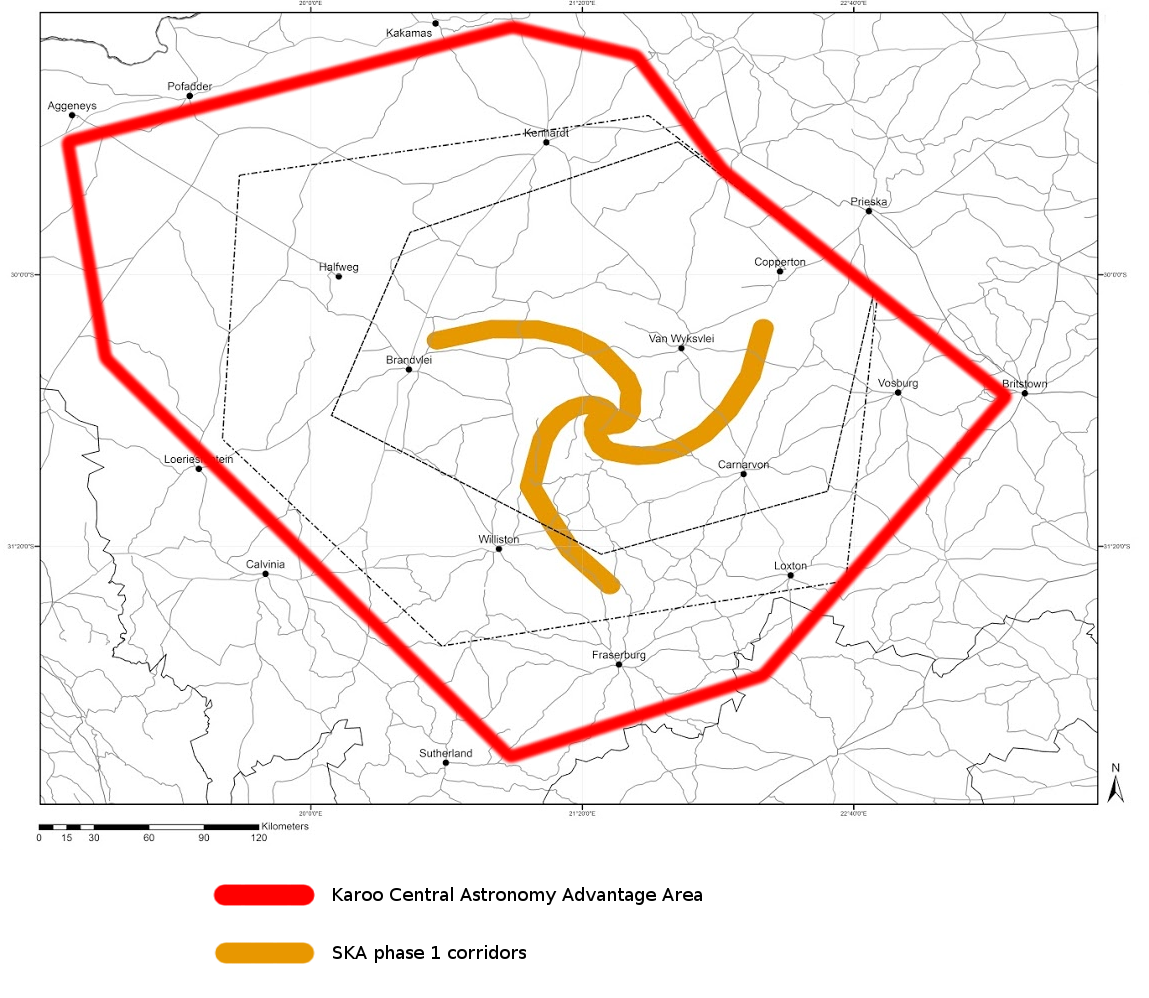
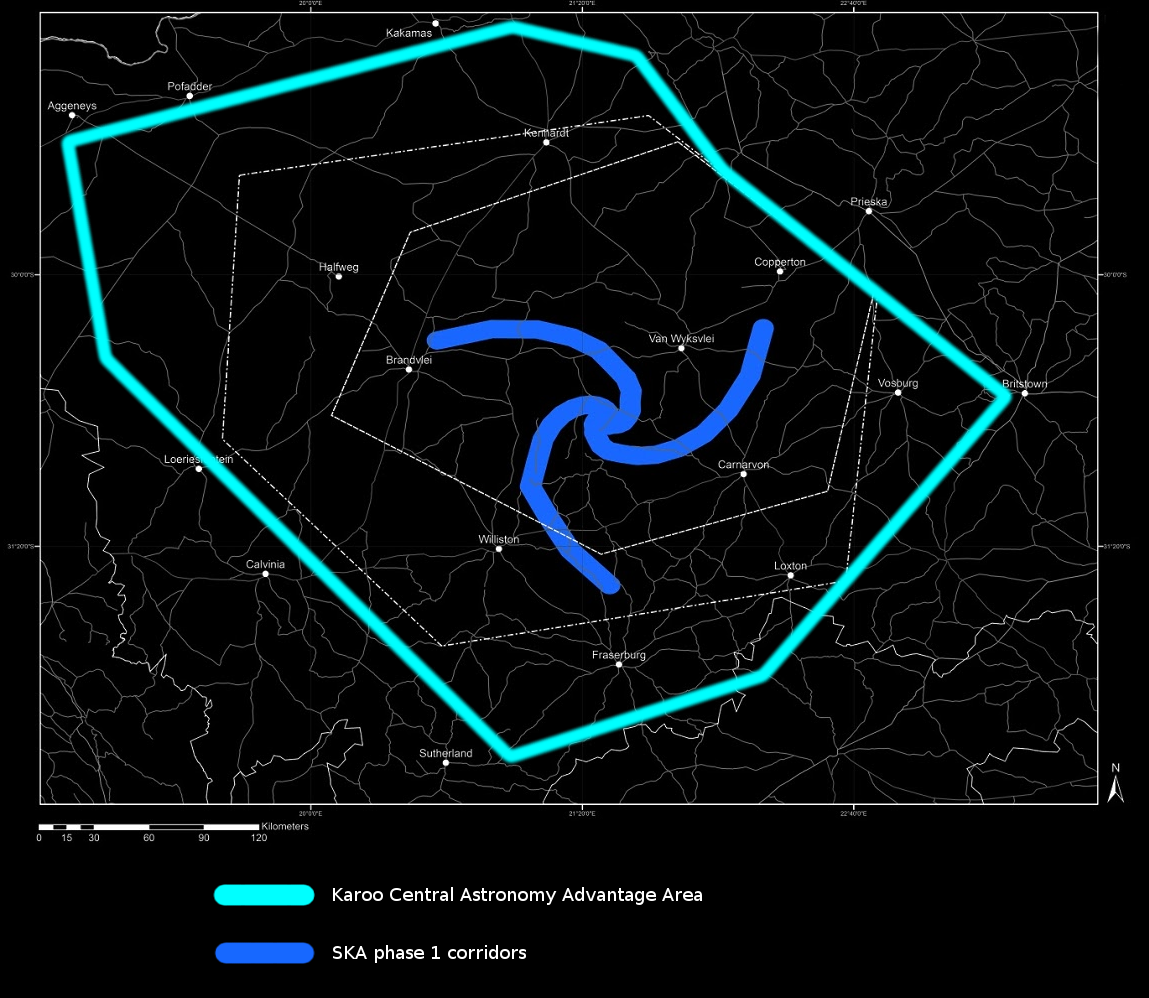
Layer changes from the first 1149 × 998 image to the second:
moved "Image 4_2.jpg" above "SKA phase 1 corridors", painted on it over [0, 0, 1149, 850]
painted on "SKA phase 1 corridors" over [333, 945, 526, 963]
painted on "Karoo Central Astronomy Advant..." over [333, 887, 702, 905]
painted on "yellow line" over [211, 936, 318, 969]
painted on "red line" over [207, 876, 318, 913]
painted on "line" over [0, 0, 1149, 998]
removed layer "jhjjhjghfjgh ..." over [461, 945, 575, 965]
